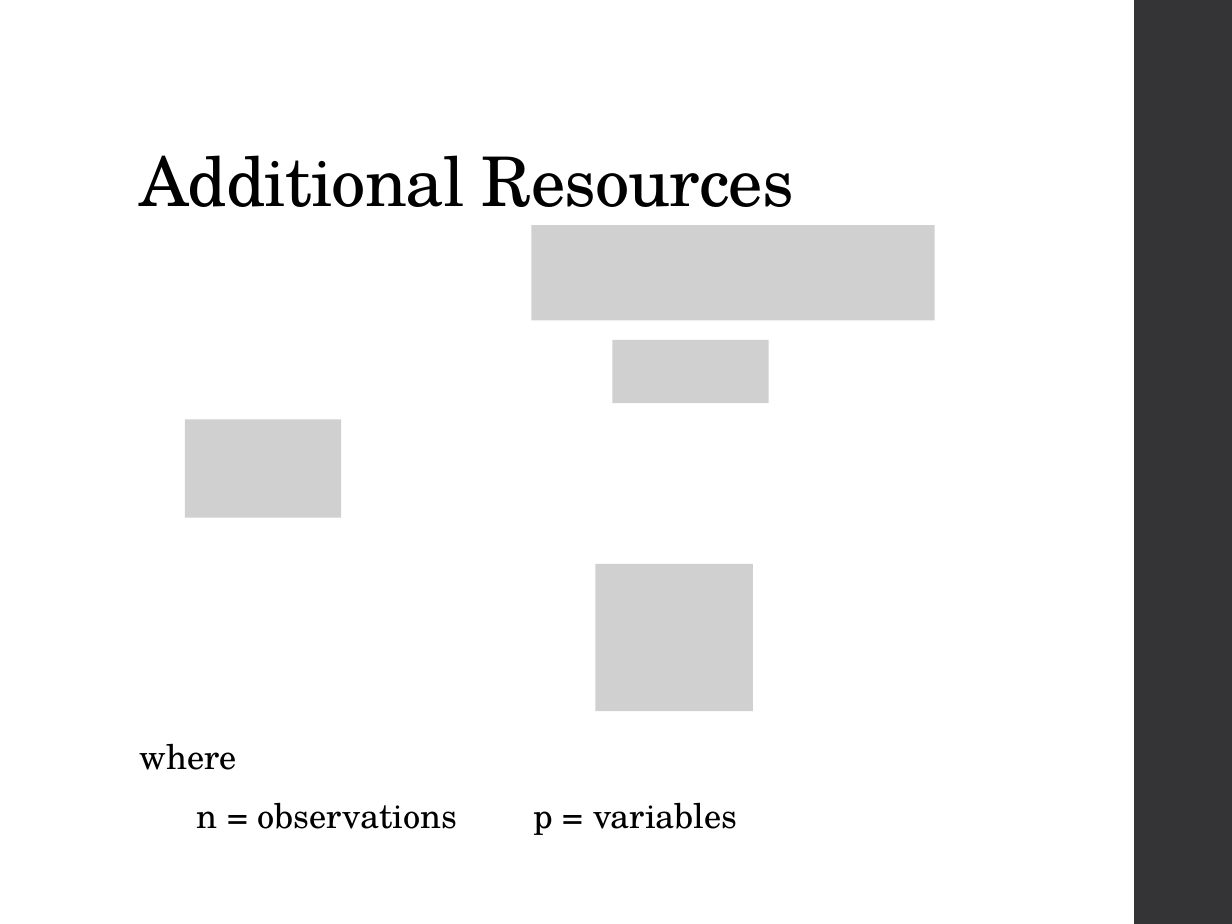
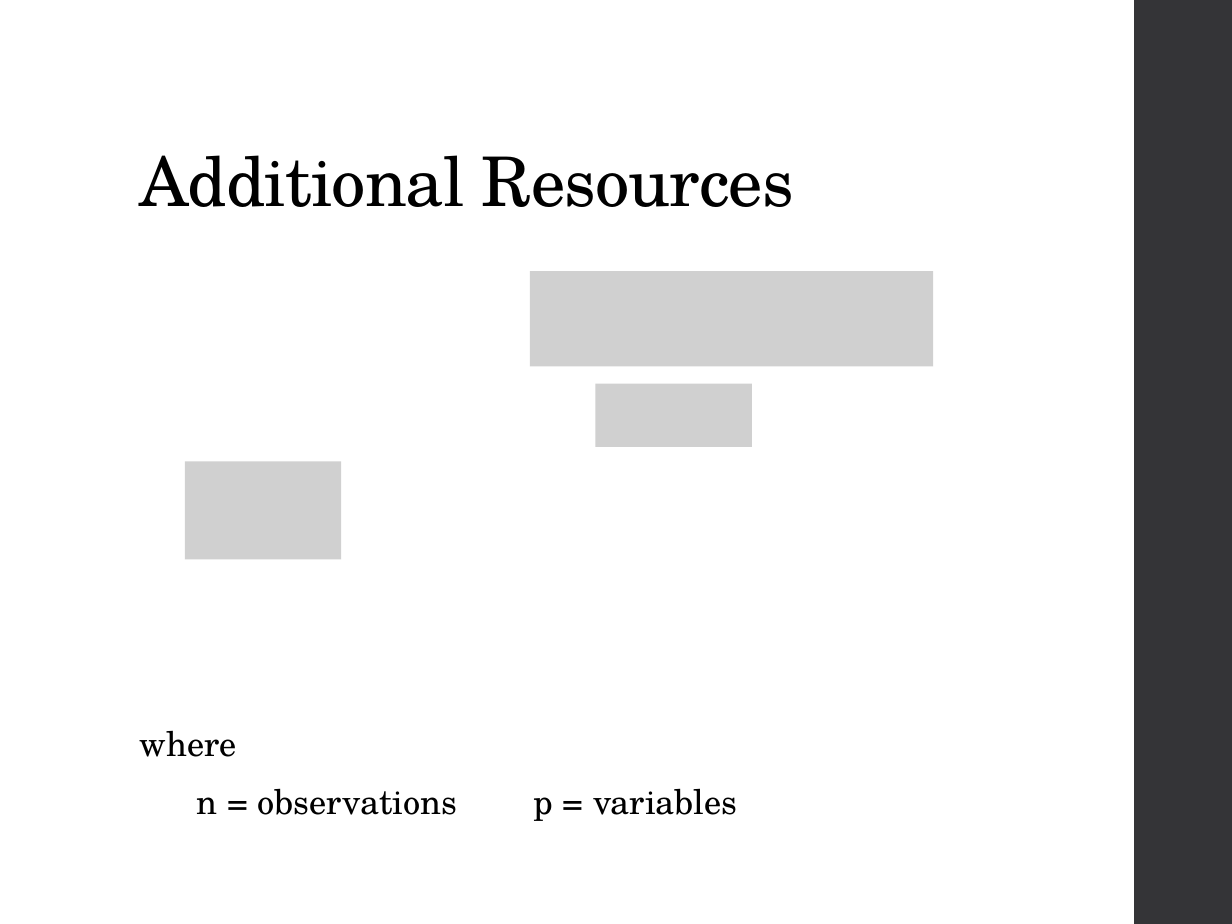
Before and after one commit to ncss-tech/stats_for_soil_survey, a slide deck: slide 25 of presentations/linear_regression/Linear_regression.pptx (slide 24 before the commit). Drawn at 1232x924 pixels with LibreOffice and Linux fonts; fonts in the diff are those of the drawing; grey boxes stand for pictures. Boxes give left, top, right and bottom in pixels: in the first picture for what was removed or moved away, otherwise in the second. Text is boxed around its words. In the diff, an @@ line names an element or a change of style, - is before the commit and + after.

```diff
--- a/presentations/linear_regression/Linear_regression.pptx
+++ b/presentations/linear_regression/Linear_regression.pptx
@@ picture: place and size @@
-picture at box(531, 225, 934, 320)
+picture at box(530, 271, 933, 366)
@@ picture removed at box(612, 340, 769, 403) @@
@@ picture added at box(595, 383, 752, 446) @@
@@ picture: place and size @@
-picture at box(185, 419, 341, 517)
+picture at box(185, 462, 341, 561)
@@ picture removed at box(595, 564, 753, 711) @@
@@ text "where": place and size @@
-text "where" at box(140, 743, 738, 835)
+text "where" at box(140, 730, 738, 821)
```
Also in this commit, not shown: 3 other slides changed, 2 slides added.
